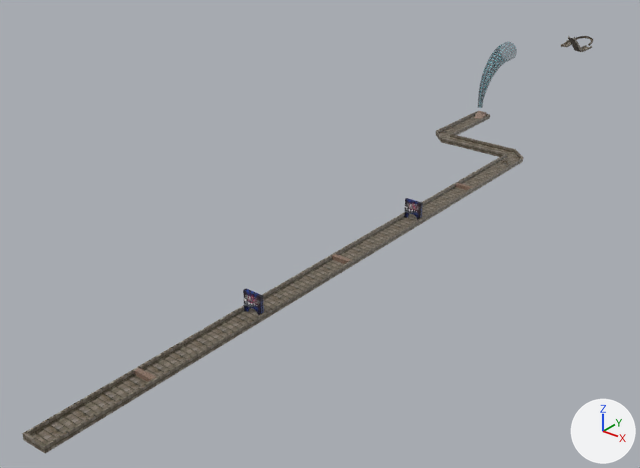
A saved change to the glTF model blender/chase.gltf.
Both versions are drawn from a 50 mm camera at (633.0, -1482.0, 382.0) aimed at (11.0, -704.0, -100.0). The lights are fixed; the arrows at lower right show +X, +Y and +Z. Where no turn or scale is listed for an object, it has been applied to the vertices. Vertices at the same position are counted once.

The first picture shows 'Billboard1-col', 'Billboard2-col', 'Cube-col.001', 'Cube-col.003', 'Cube-col.004', 'Platform3-col'.
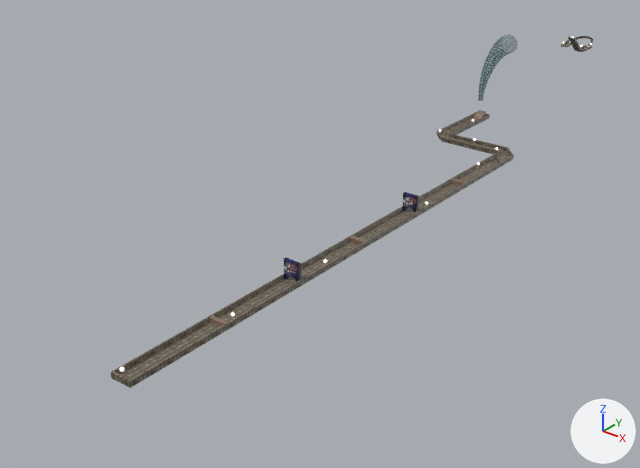
Changed parts and their boxes [x1, y1, x2, y2] in the pictures (640 x 468 px; the box of a moved part takes in the faces that stretch with it):
```json
{"object": "Platform3-col", "change": "reshaped, moved, rescaled", "before": [22, 111, 524, 454], "after": [111, 112, 514, 388], "on screen": "20% narrower, 19% shorter"}
{"object": "Billboard2-col", "change": "moved, rescaled", "before": [243, 288, 264, 316], "after": [284, 258, 301, 282], "on screen": "18% narrower, 14% shorter"}
{"object": "Billboard1-col", "change": "moved, rescaled", "before": [404, 198, 423, 220], "after": [402, 192, 419, 212], "on screen": "10% narrower, 9% shorter"}
{"object": "Cube-col.004", "change": "moved", "before": [134, 368, 156, 382], "after": [209, 315, 227, 326]}
{"object": "Cube-col.003", "change": "moved", "before": [332, 254, 351, 264], "after": [350, 236, 367, 244]}
{"object": "Cube-col.001", "change": "moved", "before": [455, 183, 472, 190], "after": [451, 178, 465, 185]}
{"part": 1, "of": "me_plane_002", "change": "moved or reshaped", "before": [22, 157, 523, 454], "after": [111, 155, 514, 388]}
{"part": 2, "of": "me_cube_003", "change": "moved or reshaped", "before": [243, 288, 264, 316], "after": [284, 192, 419, 282]}
```

Edits to the scene script, one JSON object a line:
```json
{"block": "me_plane_002", "where": "# used by ob_platform3_col; location = (0.0, -118.0, -35.0)"}
{"op": "remove", "block": "me_plane_002", "code": "me_plane_002.from_pydata(...)  # 42 vertices, 80 faces; spans x 17.0..163.0, y -1092.0..-220.0, z -4.0..2.0"}
{"op": "add", "block": "me_plane_002", "code": "me_plane_002.from_pydata(...)  # 42 vertices, 80 faces; spans x 17.0..163.0, y -1001.0..-220.0, z -4.0..2.0"}
{"block": "me_plane_002", "change": "me_plane_002 part 1: all 10 vertices in x 138.0..163.0, y -1092.0..-1089.0, z -4.0..2.0 are scaled about their middle by (1, 0.881, 1), then moved by (0.0, 47.0, 0.0)"}
{"block": "me_cube_003", "where": "me_cube_003.from_pydata(...)  # 38 vertices, 72 faces; spans x 139.6..160.6, y -525.6..-522.2, z -2.4..21.3"}
{"block": "me_cube_003", "where": "# used by ob_billboard2_col; location = (0.0, -450.0, -36.0)"}
{"block": "me_cube_003", "change": "me_cube_003 part 2: the whole mesh is moved by (-150.1, 523.9, -4.2)"}
{"op": "set", "path": "ob_platform3_col.location", "old": "(0.0, -118.0, -35.0)", "new": "(4.0, -118.0, -35.0)"}
{"op": "set", "path": "ob_platform3_col.scale", "old": "(1.0, 1.0, 1.0)", "new": "(0.892, 1.0, 1.0)"}
{"op": "set", "path": "ob_cube_col_001.location", "old": "(151.0, -604.0, -35.0)", "new": "(137.0, -591.0, -35.0)"}
{"op": "set", "path": "ob_cube_col_003.location", "old": "(151.0, -847.0, -35.0)", "new": "(137.0, -797.0, -35.0)"}
{"op": "set", "path": "ob_cube_col_004.location", "old": "(151.0, -1108.0, -35.0)", "new": "(137.0, -1007.0, -35.0)"}
{"op": "set", "path": "ob_billboard1_col.location", "old": "(0.0, -187.0, -36.0)", "new": "(137.0, -697.0, -32.0)"}
{"op": "set", "path": "ob_billboard1_col.scale", "old": "(1.0, 1.0, 1.0)", "new": "(0.892, 1.0, 1.0)"}
{"op": "set", "path": "ob_billboard2_col.location", "old": "(0.0, -450.0, -36.0)", "new": "(137.0, -905.0, -32.0)"}
{"op": "set", "path": "ob_billboard2_col.scale", "old": "(1.0, 1.0, 1.0)", "new": "(0.892, 1.0, 1.0)"}
```
